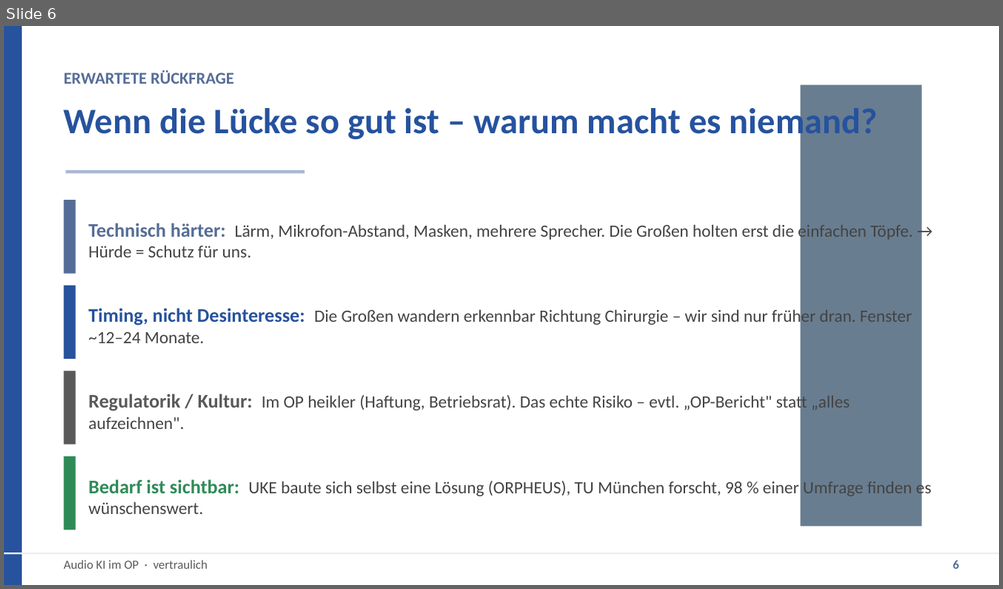
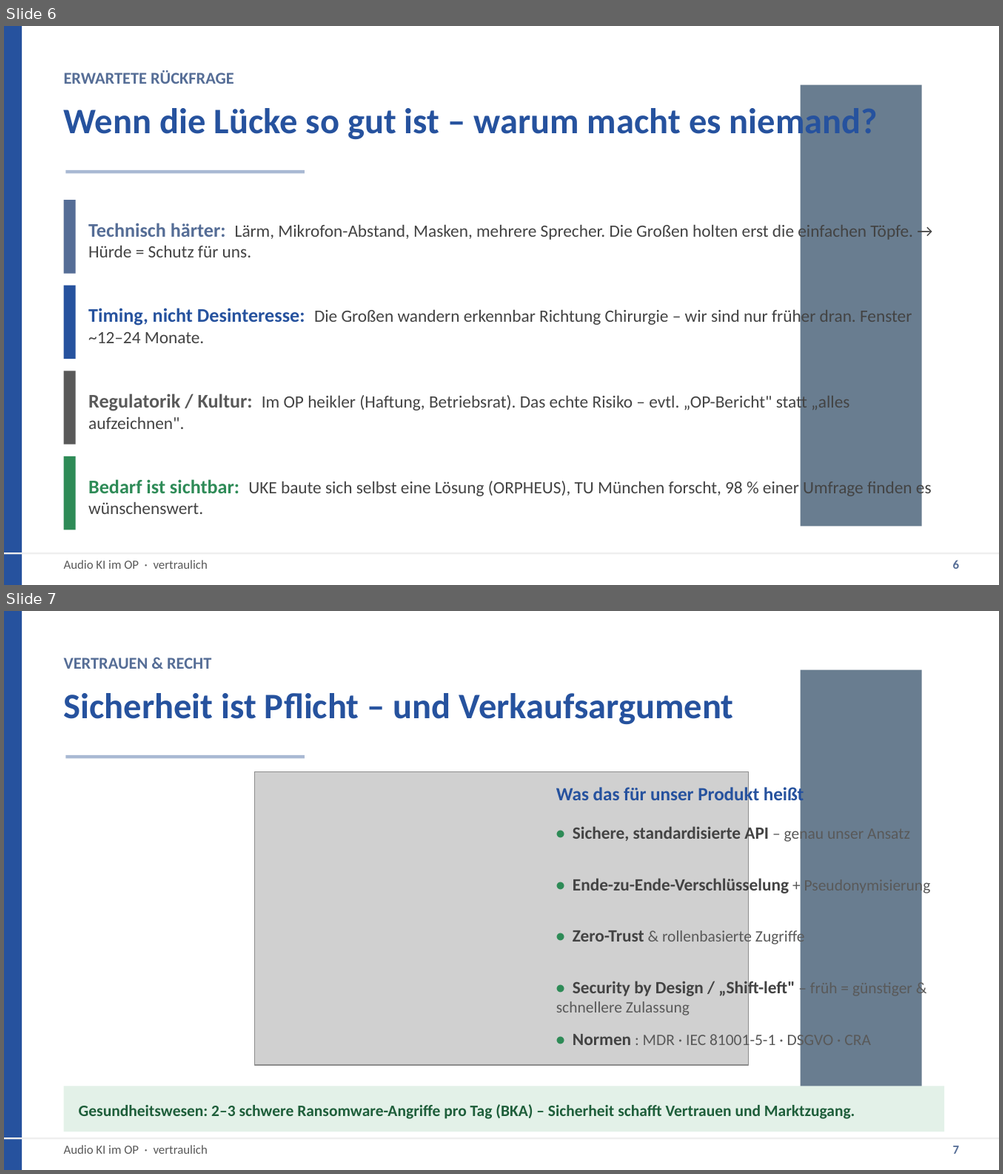
Before and after one commit to Sebastianue/hallo-github, a slide deck: Audio-KI-OP-Praesentation.pptx. Shown one above the other, each under a label of ours: slide 6 before the commit, slides 6 and 7 after it. The pictures are 1003x589 and 1003x1174 pixels, drawn with LibreOffice and Linux fonts; fonts in the diff are those of the drawing; grey boxes stand for pictures; background and template pictures are left out. Boxes give left, top, right and bottom in pixels: in the first picture for what was removed or moved away, otherwise in the second. Text is boxed around its words. In the diff, an @@ line names an element or a change of style, - is before the commit and + after.

```diff
--- a/Audio-KI-OP-Praesentation.pptx
+++ b/Audio-KI-OP-Praesentation.pptx
@@ slide 7 added at bbox=[4, 611, 999, 1170], background #FFFFFF; not listed: 1 template element that a slide beside it also shows @@
@@ rectangle added at bbox=[4, 611, 22, 1170], fill #26529E @@
@@ text added at bbox=[64, 658, 211, 669], 12 pt, text #556D96, bold @@
+VERTRAUEN & RECHT
@@ text added at bbox=[64, 693, 734, 725], 26 pt, text #26529E, bold @@
+Sicherheit ist Pflicht – und Verkaufsargument
@@ rectangle added at bbox=[65, 755, 304, 758], fill #A9B9D3 @@
@@ picture added at bbox=[255, 772, 748, 1065] @@
@@ text added at bbox=[556, 785, 803, 805], 13.5 pt, text #26529E, bold @@
+Was das für unser Produkt heißt
@@ text added at bbox=[572, 824, 823, 843], 12.5 pt, text #434343, bold @@
+• Sichere, standardisierte API – genau unser Ansatz
@@ text added at bbox=[572, 876, 930, 895], 12.5 pt, text #434343, bold @@
+• Ende-zu-Ende-Verschlüsselung + Pseudonymisierung
@@ text added at bbox=[572, 928, 805, 946], 11.5 pt, text #595959 @@
+• Zero-Trust & rollenbasierte Zugriffe
@@ text added at bbox=[556, 980, 794, 1016], 11.5 pt, text #595959 @@
+• Security by Design / „Shift-left" – früh = günstiger & schnellere Zulassung
@@ text added at bbox=[572, 1032, 834, 1050], 11.5 pt, text #595959 @@
+• Normen : MDR · IEC 81001-5-1 · DSGVO · CRA
@@ rectangle added at bbox=[64, 1086, 944, 1132], fill #E3F1E8 @@
@@ text added at bbox=[79, 1105, 855, 1119], 11.5 pt, text #1E5E3A, bold @@
+Gesundheitswesen: 2–3 schwere Ransomware-Angriffe pro Tag (BKA) – Sicherheit schafft Vertrauen und Marktzugang.
@@ rectangle added at bbox=[4, 1138, 999, 1140], fill #EEEEEE @@
@@ text added at bbox=[64, 1145, 208, 1154], 9 pt, text #595959 @@
+Audio KI im OP · vertraulich
@@ text added at bbox=[953, 1146, 959, 1154], 9 pt, text #556D96, bold @@
+7
```
Also in this commit, not shown: 2 slides changed, 3 other files.
